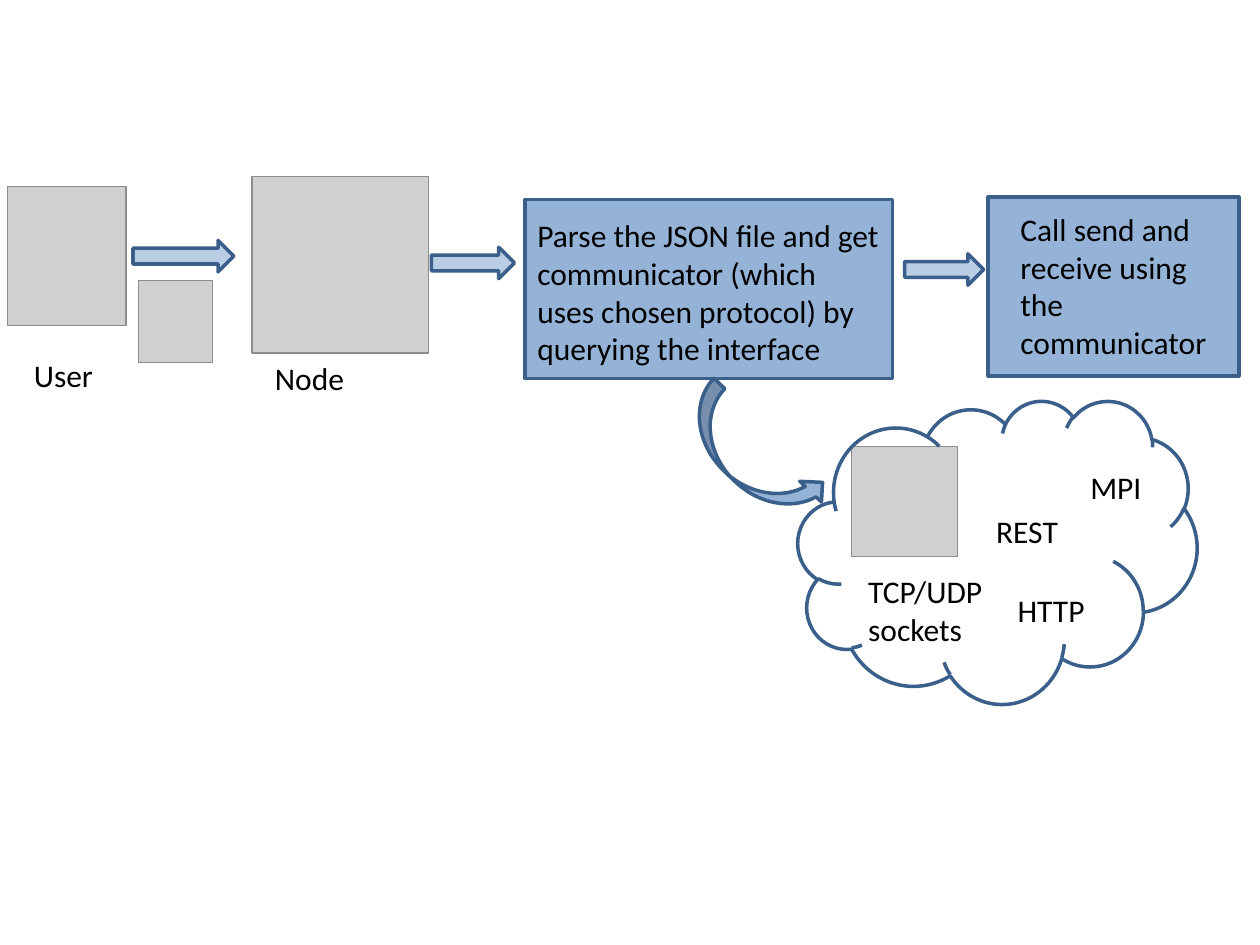
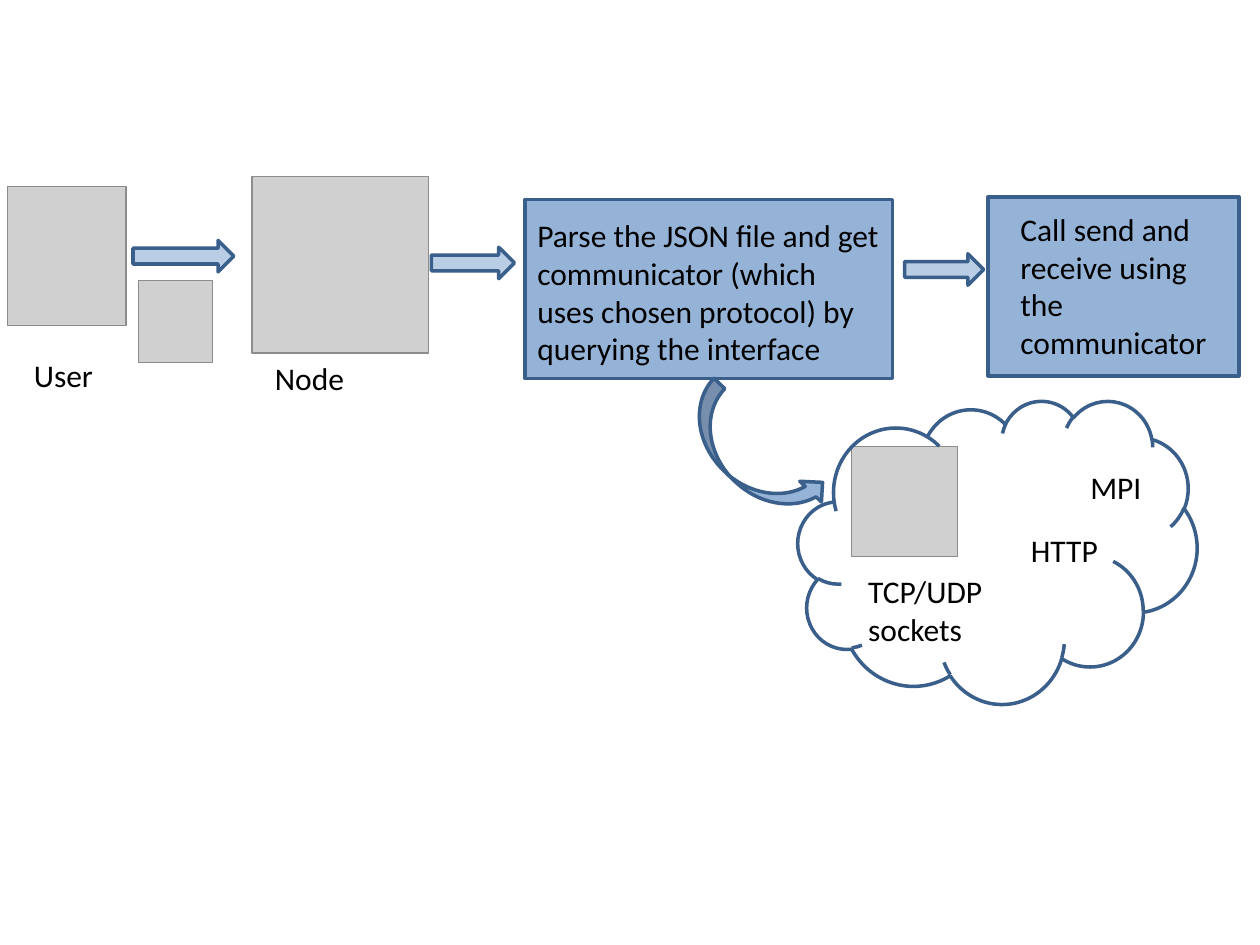
Before and after one commit to bsuman/ThesisDocumentation, a slide deck: slide 25 of pictures.pptx. Drawn at 1260x945 pixels with LibreOffice and Linux fonts; fonts in the diff are those of the drawing; grey boxes stand for pictures. Boxes give left, top, right and bottom in pixels: in the first picture for what was removed or moved away, otherwise in the second. Text is boxed around its words. In the diff, an @@ line names an element or a change of style, - is before the commit and + after.

```diff
--- a/pictures.pptx
+++ b/pictures.pptx
@@ text removed at [996, 522, 1058, 544] @@
-REST
@@ text "HTTP": place and size @@
-text "HTTP" at [1018, 601, 1085, 622]
+text "HTTP" at [1031, 541, 1098, 562]
```
Also in this commit, not shown: 3 other slides changed, 5 other files.
